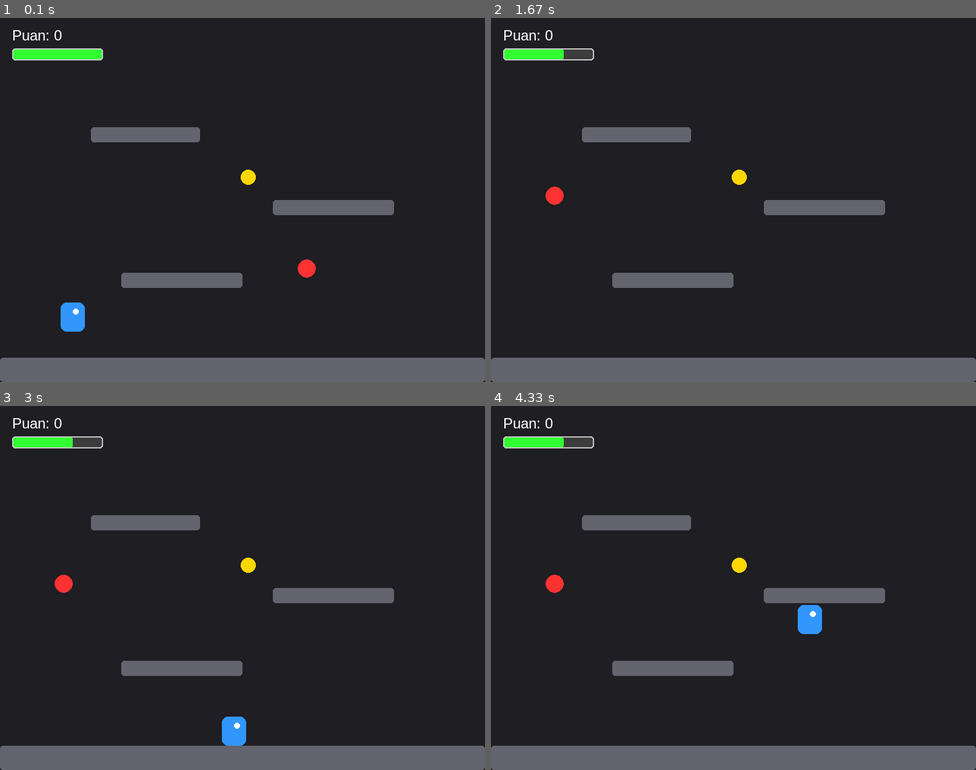
Above: before the commit, frames 1-4 (two rows, left to right).
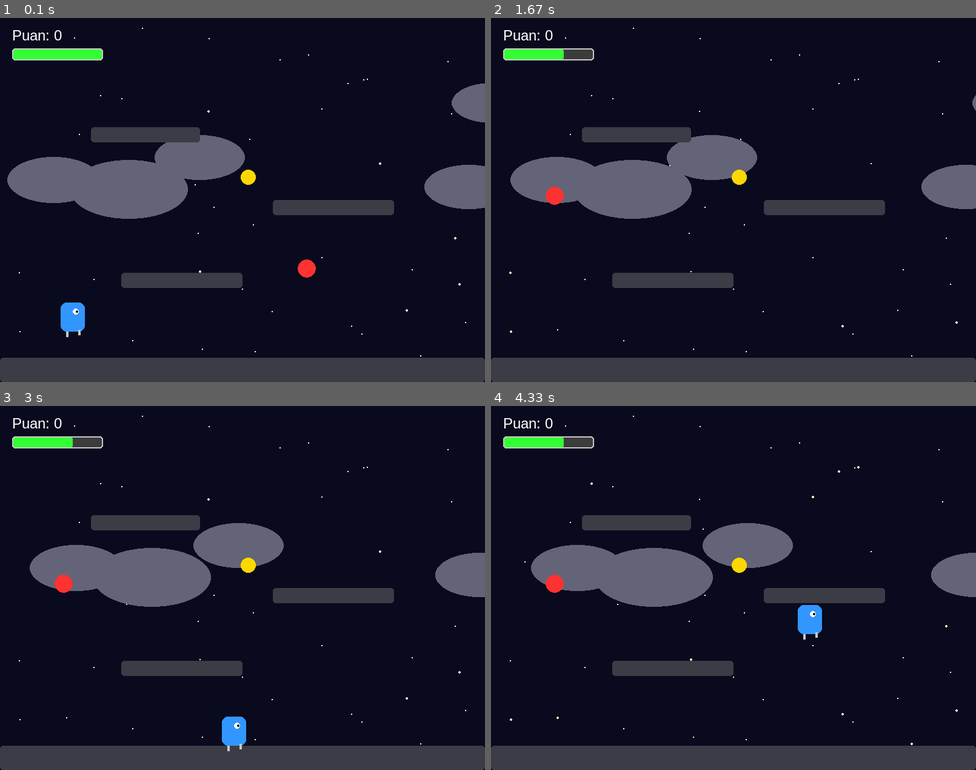
Above: after the commit, the same moments.

Repository: ikranarin/pygame_mini_game
Game: pygame game, started from PycharmProjects/Games/deneme1.py
Two runs of this game, one before a commit and one after it. Both use one fixed random seed, a clock stepped at 60 frames per second and the inputs below.
Inputs:
- Up to frame 1 (0.1 s): no input
- Up to frame 2 (1.67 s): hold Right 0.33-0.8 s; hold Right 0.83-1.3 s; tap Space at 0.9, 1.2, 1.4 s; hold Left from 1.33 s (still down)
- Up to frame 3 (3 s): tap Space at 1.7, 1.97, 2.27, 2.4, 2.7 s; release Left at 1.87 s; hold Left 1.9-2.3 s; hold Right 2.33-2.97 s
- Up to frame 4 (4.33 s): hold Left 3-3.47 s; tap Space at 3.07, 3.37, 3.57, 3.87, 4.07 s; hold Right 3.5-3.97 s; hold Right from 4 s (still down)

The runs differ from the first frame. In frame 1, 18% of the frame differs, in the area x 0-100%, y 2-100%; in frame 2, 17%; in frame 3, 17%; in frame 4, 17%.

Commit message:
feat: add dynamic background with stars/clouds and animated character legs

Diff:
--- a/PycharmProjects/Games/deneme1.py
+++ b/PycharmProjects/Games/deneme1.py
@@ -1,31 +1,45 @@
 import pygame
 import random
+import math
+import time
 
 # --- BAŞLATMA ---
 pygame.init()
 GENISLIK, YUKSEKLIK = 800, 600
 ekran = pygame.display.set_mode((GENISLIK, YUKSEKLIK))
-pygame.display.set_caption("Python Platformer - Can Barı Sistemi")
+pygame.display.set_caption("Python Platformer - Gelişmiş Görseller")
 saat = pygame.time.Clock()
 font = pygame.font.SysFont("Arial", 24)
 font_buyuk = pygame.font.SysFont("Arial", 72, bold=True)
 
 # --- RENKLER ---
-RENK_ARKA_PLAN = (30, 30, 35)
-RENK_PLATFORM = (100, 100, 110)
+RENK_GOKYUZU = (10, 10, 30)  # Koyu Gece Mavisi
+RENK_PLATFORM = (60, 60, 70)  # Koyu Gri
 RENK_ALTIN = (255, 215, 0)
 RENK_DUSMAN = (255, 50, 50)
-RENK_VUCUT = (50, 150, 255)
+RENK_VUCUT = (50, 150, 255)  # Canlı Mavi
 RENK_GOZ = (255, 255, 255)
-RENK_CAN_BARI = (50, 255, 50)  # Başlangıçta yeşil
+RENK_BACAK = (200, 200, 200)  # Açık Gri/Beyazımsı bacaklar
+RENK_YILDIZ = (255, 255, 200)  # Hafif Sarımsı Beyaz
+RENK_BULUT = (100, 100, 120, 150)  # Şeffaf Gri-Mavi
+
+# --- ARKA PLAN NESNELERİ ---
+yildizlar = []
+for _ in range(50):
+    yildizlar.append([random.randint(0, GENISLIK), random.randint(0, YUKSEKLIK), random.random() + 0.5])
+
+bulutlar = []
+for _ in range(5):
+    bulutlar.append(
+        [random.randint(0, GENISLIK), random.randint(50, 250), random.randint(100, 200), random.random() * 0.5 + 0.1])
 
 
 def oyunu_sifirla():
     global oyuncu_rect, hiz_y, ziplama_hakki, can, puan, oyun_bitti, hasar_suresi, anim_sayaci, bakis_yonu, max_can
-    oyuncu_rect = pygame.Rect(100, 450, 40, 50)
+    oyuncu_rect = pygame.Rect(100, 450, 40, 50)  # Karakter boyutu
     hiz_y = 0
     ziplama_hakki = 2
-    max_can = 3  # Toplam can kapasitesi
+    max_can = 3
     can = 3
     puan = 0
     hasar_suresi = 0
@@ -100,10 +114,13 @@
                     oyuncu_rect.top = p.bottom
                     hiz_y = 0
 
+        # Animasyon Sayacı Güncelleme (Koşma ve Yerde Olma Kontrolü)
         if kosuyor_mu and yerde_mi:
             anim_sayaci += 1
+        elif not yerde_mi:
+            anim_sayaci = 0  # Havadayken sabit dur (veya zıplama pozu)
         else:
-            anim_sayaci = 0
+            anim_sayaci = 0  # Dururken sabit dur
 
         if oyuncu_rect.colliderect(altin_rect):
             puan += 1
@@ -118,48 +135,82 @@
             if can <= 0: oyun_bitti = True
 
     else:
+        # Menü Mantığı
         tuslar = pygame.key.get_pressed()
         if tuslar[pygame.K_r]: oyunu_sifirla()
         if tuslar[pygame.K_q]: calisiyor = False
 
-    # --- ÇİZİM ---
-    ekran.fill(RENK_ARKA_PLAN)
+    # --- ÇİZİM VE GÖRSEL EFEKTLER ---
+    ekran.fill(RENK_GOKYUZU)  # Koyu Gökyüzü
+
+    # 1. Arka Plan Nesnelerini Çiz (Dinamik)
+    # Yıldızlar (Yavaş Parıltı)
+    for yildiz in yildizlar:
+        parilti = math.sin(time.time() * 2 + yildiz[0]) * 0.5 + 0.5  # Basit parıltı efekti
+        boyut = int(yildiz[2] * parilti + 1)
+        pygame.draw.circle(ekran, RENK_YILDIZ, (yildiz[0], yildiz[1]), boyut)
+
+    # Bulutlar (Yavaş Hareket)
+    for bulut in bulutlar:
+        bulut[0] += bulut[3]  # Hareket
+        if bulut[0] > GENISLIK + bulut[2]: bulut[0] = -bulut[2]  # Ekranda sonsuz döngü
+
+        # Basit elips bulut
+        pygame.draw.ellipse(ekran, RENK_BULUT, (bulut[0], bulut[1], bulut[2], bulut[2] // 2))
 
     if not oyun_bitti:
+        # Platformlar
         for p in platformlar:
             pygame.draw.rect(ekran, RENK_PLATFORM, p, border_radius=5)
 
-        # Karakter Çizimi
+        # --- KARAKTER ÇİZİMİ (BACAKLI) ---
         if hasar_suresi % 10 < 5:
-            anim_offset = 2 if anim_sayaci % 20 < 10 else 0
-            vucut = pygame.Rect(oyuncu_rect.x, oyuncu_rect.y + anim_offset, 40, 50 - anim_offset)
-            pygame.draw.rect(ekran, RENK_VUCUT, vucut, border_radius=10)
+            # Koşma animasyonu efekti (Vücudun y ekseninde hafifçe oynaması)
+            anim_offset = 0
+            if anim_sayaci % 20 < 10: anim_offset = 2
+
+            # Vücut (Mavi Dikdörtgen)
+            vucut_rect = pygame.Rect(oyuncu_rect.x, oyuncu_rect.y + anim_offset, 40, 50 - anim_offset)
+            pygame.draw.rect(ekran, RENK_VUCUT, vucut_rect, border_radius=10)
+
+            # Göz
             goz_x = oyuncu_rect.x + 25 if bakis_yonu == 1 else oyuncu_rect.x + 5
-            pygame.draw.circle(ekran, RENK_GOZ, (goz_x, oyuncu_rect.y + 15 + anim_offset), 5)
-
-        # --- CAN BARI ÇİZİMİ ---
-        bar_genislik = 150
-        bar_yukseklik = 20
+            goz_y = oyuncu_rect.y + 15 + anim_offset
+            pygame.draw.circle(ekran, RENK_GOZ, (goz_x, goz_y), 5)
+            pygame.draw.circle(ekran, (0, 0, 0), (goz_x + (bakis_yonu * 2), goz_y), 2)  # Göz bebeği
+
+            # --- BACAKLAR (HAREKETLİ) ---
+            ayak_y = oyuncu_rect.bottom
+            ayak_sol_x = oyuncu_rect.x + 10
+            ayak_sag_x = oyuncu_rect.x + 30
+
+            # Basit koşma animasyonu (Bacakların aşağı-yukarı oynaması)
+            if anim_sayaci % 20 < 10:
+                # Sol bacak aşağıda, sağ bacak yukarıda
+                pygame.draw.line(ekran, RENK_BACAK, (ayak_sol_x, ayak_y), (ayak_sol_x, ayak_y + 8), 4)
+                pygame.draw.line(ekran, RENK_BACAK, (ayak_sag_x, ayak_y - 3), (ayak_sag_x, ayak_y + 5), 4)
+            else:
+                # Sol bacak yukarıda, sağ bacak aşağıda
+                pygame.draw.line(ekran, RENK_BACAK, (ayak_sol_x, ayak_y - 3), (ayak_sol_x, ayak_y + 5), 4)
+                pygame.draw.line(ekran, RENK_BACAK, (ayak_sag_x, ayak_y), (ayak_sag_x, ayak_y + 8), 4)
+
+        # Diğer Nesneler ve Can Barı
+        pygame.draw.ellipse(ekran, RENK_ALTIN, altin_rect)
+        pygame.draw.rect(ekran, RENK_DUSMAN, dusman_rect, border_radius=15)
+
+        # Can Barı
+        bar_genislik, bar_yukseklik = 150, 20
         x_konum, y_konum = 20, 50
-
-        # 1. Barın Arka Planı (Koyu Gri)
         pygame.draw.rect(ekran, (60, 60, 60), (x_konum, y_konum, bar_genislik, bar_yukseklik), border_radius=5)
-
-        # 2. Can Miktarına Göre Dolgu (Kırmızıdan Yeşile)
         guncel_genislik = (can / max_can) * bar_genislik
         bar_rengi = (255, 50, 50) if can == 1 else (50, 255, 50)
         pygame.draw.rect(ekran, bar_rengi, (x_konum, y_konum, guncel_genislik, bar_yukseklik), border_radius=5)
-
-        # 3. Barın Çerçevesi (Beyaz)
         pygame.draw.rect(ekran, (200, 200, 200), (x_konum, y_konum, bar_genislik, bar_yukseklik), 2, border_radius=5)
 
-        # Yazılar
         ekran.blit(font.render(f"Puan: {puan}", True, (255, 255, 255)), (20, 15))
 
-        pygame.draw.ellipse(ekran, RENK_ALTIN, altin_rect)
-        pygame.draw.rect(ekran, RENK_DUSMAN, dusman_rect, border_radius=15)
     else:
-        # Menü Ekranı
+        # Menü Ekranı (Eski kodla aynı, sadece arka plan farklı)
         pygame.draw.rect(ekran, (20, 20, 25), (150, 150, 500, 300), border_radius=20)
         ekran.blit(font_buyuk.render("OYUN BİTTİ", True, (255, 50, 50)), (210, 200))
         ekran.blit(font.render(f"Toplam Puan: {puan}", True, (255, 255, 255)), (320, 300))
